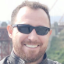
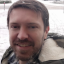
Revision of a layered 64 × 64 image; what changed, layer by layer:
added layer "Camada colada #10" above "Camada colada #9" over [0, 0, 64, 64]
added layer "Camada colada #9" above "Camada colada #8" over [0, 0, 64, 64]
